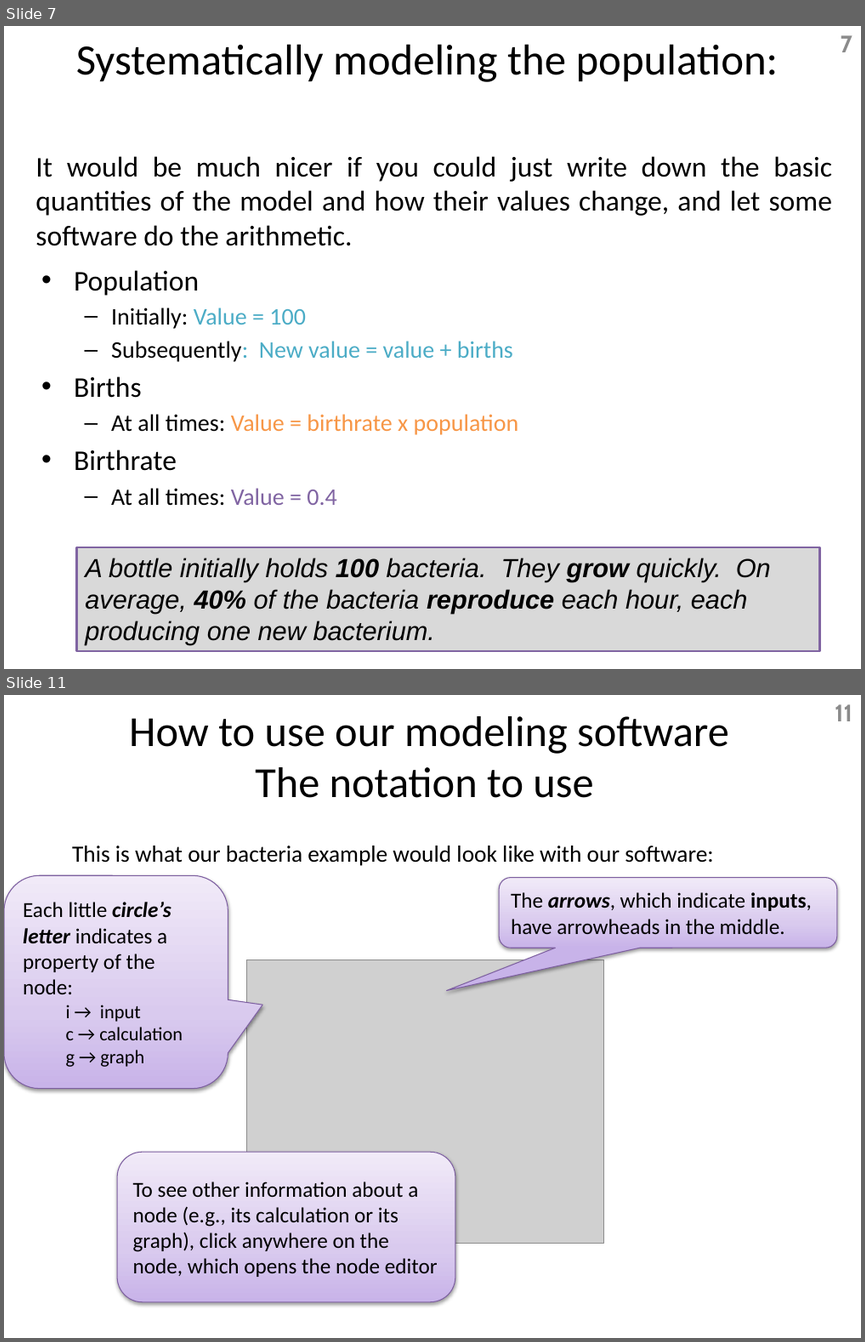
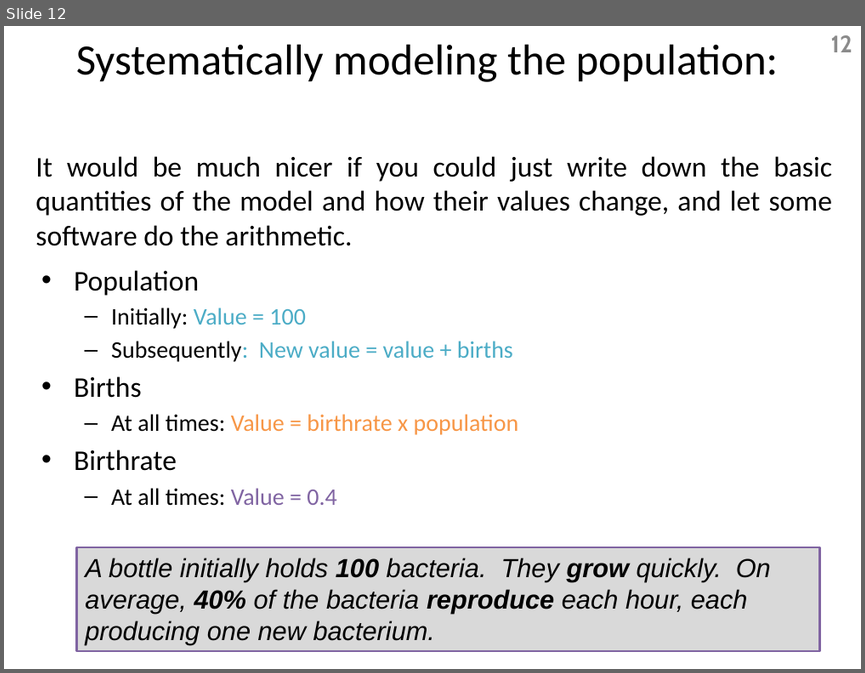
Before and after one commit to Dragoon-Lab/LaitsV3, a slide deck: help/IntroductionSlides.pptx. Shown one above the other, each under a label of ours: slides 7 and 11 before the commit, slide 12 after it; the slides between them are not shown. The pictures are 865x1342 and 865x673 pixels, drawn with LibreOffice and Linux fonts; fonts in the diff are those of the drawing; grey boxes stand for pictures. Boxes give left, top, right and bottom in pixels: in the first picture for what was removed or moved away, otherwise in the second. Text is boxed around its words. In the diff, an @@ line names an element or a change of style, - is before the commit and + after.

```diff
--- a/help/IntroductionSlides.pptx
+++ b/help/IntroductionSlides.pptx
@@ slide 11 removed at [4, 695, 861, 1338], background #FFFFFF @@
@@ text removed at [129, 716, 729, 798] @@
-How to use our modeling software
-The notation to use
@@ page number removed at [834, 704, 852, 721] @@
-11
@@ text removed at [72, 845, 713, 866] @@
-This is what our bacteria example would look like with our software:
@@ rounded speech box removed at [4, 876, 228, 1089] @@
-Each little circle’s letter indicates a property of the node:
-  i → input
-  c → calculation
-  g → graph
@@ rounded speech box removed at [500, 878, 838, 947] @@
-The arrows, which indicate inputs, have arrowheads in the middle.
@@ picture removed at [246, 959, 603, 1243] @@
@@ rounded speech box removed at [117, 1151, 455, 1302] @@
-To see other information about a node (e.g., its calculation or its graph), click anywhere on the node, which opens the node editor
@@ what was slide 7 is now slide 12 @@
@@ page number at [831, 35, 852, 52]: text changed @@
-7
+12
```
Also in this commit, not shown: 4 slides changed, 13 slides added, 63 other slides removed, 10 other files.
